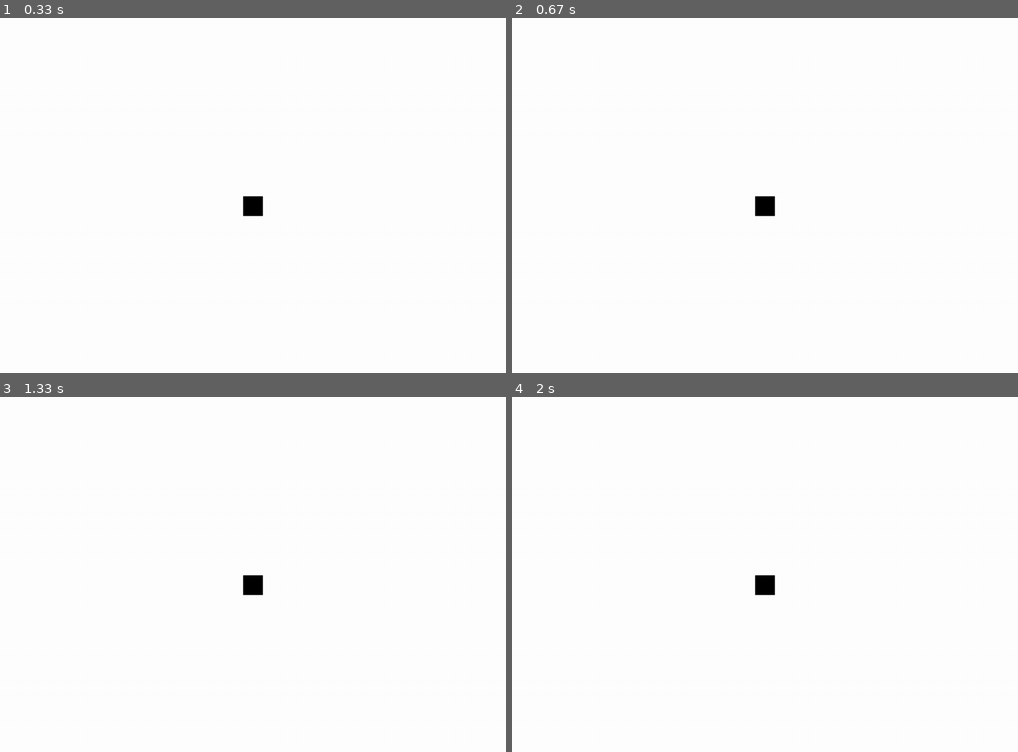
Above: before the commit, frames 1-4 (two rows, left to right).
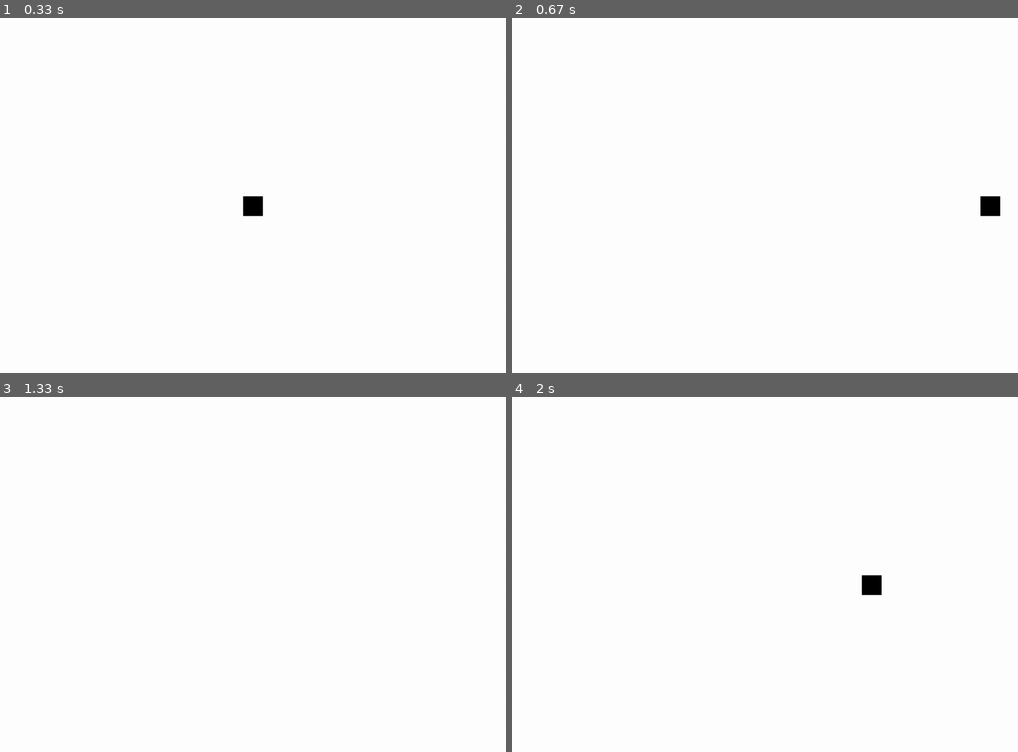
Above: after the commit, the same moments.

Repository: BenBerke/Game-engine-with-Pygame
Game: pygame game, started from main.py
Same seed, same stepped clock (60 frames per second), same inputs: the game is played once before the commit and once after it.
Inputs:
- Up to frame 1 (0.33 s): no input
- Up to frame 2 (0.67 s): hold D from 0.33 s (still down)
- Up to frame 3 (1.33 s): release D at 0.8 s
- Up to frame 4 (2 s): hold A from 1.67 s (still down)

Frame 1 is identical in both runs. In frame 2, 0.5% of the frame differs, in the area x 48-97%, y 50-56%; in frame 3, 0.2%; in frame 4, 0.5%.

Commit message:
scene loading work

Diff:
--- /dev/null
+++ b/Engine/engine_script_loader.py
@@ -0,0 +1,30 @@
+import os
+import importlib.util
+import inspect
+
+def load_custom_behaviours(base_folder="Assets"):
+    behaviours = {}
+
+    for root, _, files in os.walk(base_folder):
+        for file in files:
+            if file.endswith(".py") and not file.startswith("__"):
+                file_path = os.path.join(root, file)
+                module_name = file_path.replace(os.sep, ".")[:-3]  # convert path to module name
+
+                try:
+                    # Dynamically import the module
+                    spec = importlib.util.spec_from_file_location(module_name, file_path)
+                    module = importlib.util.module_from_spec(spec)
+                    spec.loader.exec_module(module)
+
+                    # Find all CustomBehaviour subclasses
+                    from Classes.class_custom_behaviour import CustomBehaviour
+                    for name, obj in inspect.getmembers(module, inspect.isclass):
+                        if issubclass(obj, CustomBehaviour) and obj is not CustomBehaviour:
+                            behaviours[name] = obj
+                            print(f"[CustomBehaviour] Loaded: {name} from {module_name}")
+
+                except Exception as e:
+                    print(f"[Error] Failed to import {module_name}: {e}")
+
+    return behaviours
--- a/Systems/system_scene_loader.py
+++ b/Systems/system_scene_loader.py
@@ -2,8 +2,9 @@
 from pygame.math import Vector2
 from Classes import Object, Scene
 from inspect import signature
+from Engine.engine_script_loader import load_custom_behaviours
 
-def load_scene(filename):
+def load_scene(filename, custom_behaviours=None):
     from Components import Transform, BoxCollider, SpriteRenderer, Rigidbody, TextRenderer, Debugger, Camera
     from Classes import CustomBehaviour
 
@@ -28,7 +29,7 @@
         components = []
 
         for comp_name, comp_attrs in obj_data["components"].items():
-            comp_cls = component_map.get(comp_name)
+            comp_cls = component_map.get(comp_name) or (custom_behaviours.get(comp_name) if custom_behaviours else None)
             if not comp_cls:
                 print(f"[Warning] Unknown component: {comp_name}")
                 continue
--- a/main.py
+++ b/main.py
@@ -1,21 +1,19 @@
 import pygame as py
 import config
 
-from pygame import Vector2
-
-from Classes import Scene, Object
-from Components import Debugger, Camera, SpriteRenderer, Transform, Rigidbody, BoxCollider
-from Components.Test_Behaviours.test_behaviour import TestBehaviour
+from Classes import Scene
 from Systems import PhysicsSystem, RenderingSystem, InputSystem, system_time_manager
 from Editor.editor_system import EditorSystem
+from Engine.engine_script_loader import load_custom_behaviours
 from Systems.system_scene_loader import load_scene
 
 py.init()
 SCREEN = config.INIT_DISPLAY()
 clock = py.time.Clock()
 running = True
+CUSTOM_BEHAVIOURS = load_custom_behaviours("Assets")
 
-load_scene("Test_Scenes/save_test.json")
+load_scene("Assets/Test_Scenes/save_test.json", custom_behaviours=CUSTOM_BEHAVIOURS)
 
 while running:
     InputSystem.update()
Renamed: Components/Test_Behaviours/test_behaviour.py -> Assets/Test_Behaviours/test_behaviour.py
Renamed: Test_Scenes/camera_test.json -> Assets/Test_Scenes/camera_test.json
Renamed: Test_Scenes/save_test.json -> Assets/Test_Scenes/save_test.json
Renamed: Test_Sprites/efe.png -> Assets/Test_Sprites/efe.png
Renamed: Test_Sprites/kemal.png -> Assets/Test_Sprites/kemal.png
